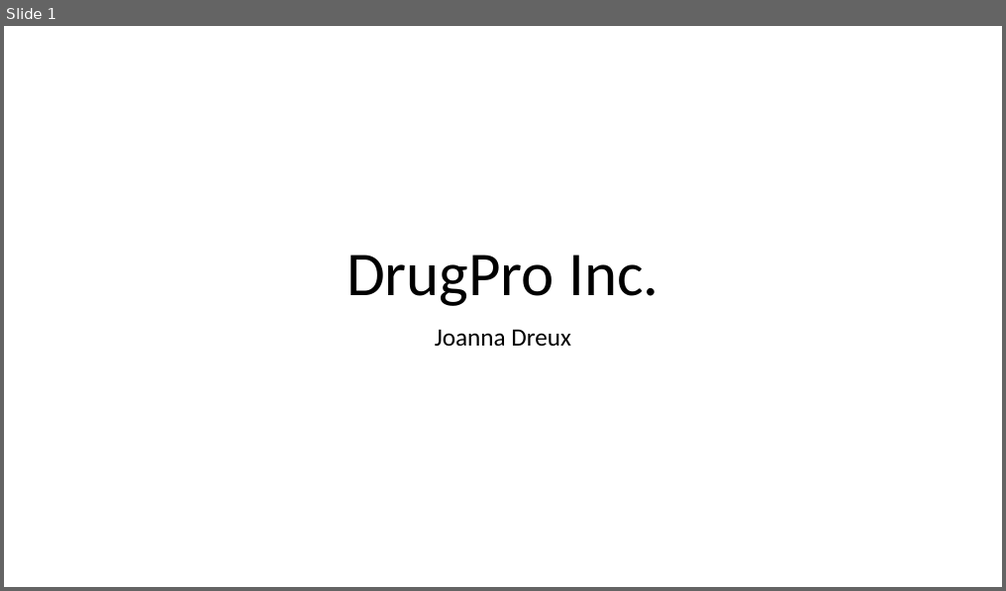
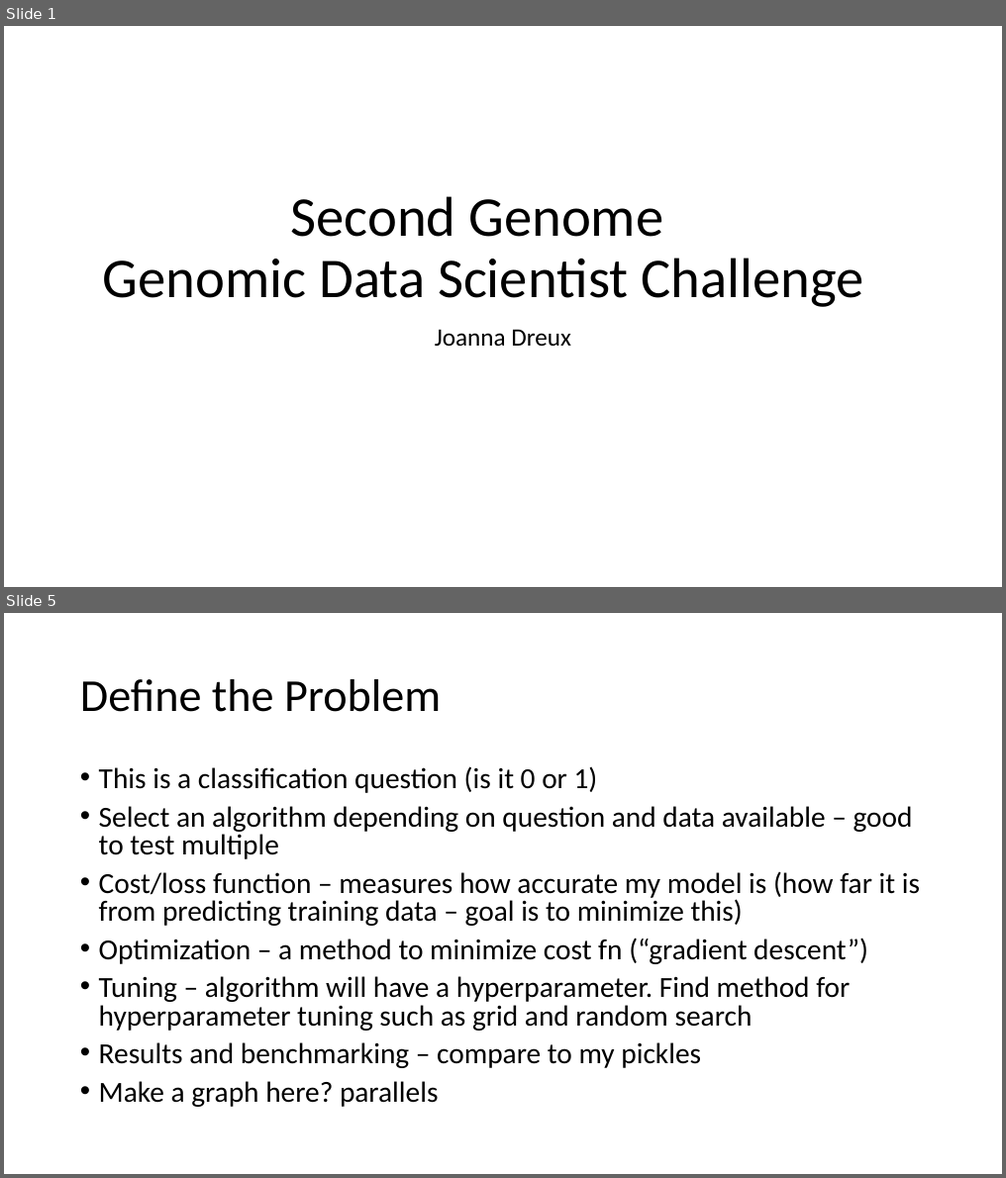
Before and after one commit to JoannaDrx/protein-classification, a slide deck: drugpro-jd.pptx. Shown one above the other, each under a label of ours: slide 1 before the commit, slides 1 and 5 after it; the slides between them are not shown. The pictures are 1006x591 and 1006x1178 pixels, drawn with LibreOffice and Linux fonts; fonts in the diff are those of the drawing. Boxes give left, top, right and bottom in pixels: in the first picture for what was removed or moved away, otherwise in the second. Text is boxed around its words. In the diff, an @@ line names an element or a change of style, - is before the commit and + after.

```diff
--- a/drugpro-jd.pptx
+++ b/drugpro-jd.pptx
@@ slide 5 added at (4, 613, 1002, 1174), background #FFFFFF @@
@@ title added at (80, 679, 441, 712), 44 pt, text #000000 @@
+Define the Problem
@@ text added at (99, 766, 920, 1107), 28 pt, text #000000 @@
+• This is a classification question (is it 0 or 1)
+• Select an algorithm depending on question and data available – good to test multiple
+• Cost/loss function – measures how accurate my model is (how far it is from predicting training data – goal is to minimize this)
+• Optimization – a method to minimize cost fn (“gradient descent”)
+• Tuning – algorithm will have a hyperparameter. Find method for hyperparameter tuning such as grid and random search
+• Results and benchmarking – compare to my pickles
+• Make a graph here? parallels
@@ slide 1 changed as well @@
@@ title at (103, 196, 863, 307): text changed; size 60 to 54 pt @@
-DrugPro Inc.
+Second Genome
+Genomic Data Scientist Challenge
```
Also in this commit, not shown: 2 other slides changed, 4 other slides added, 1 slide removed, 1 other file.
